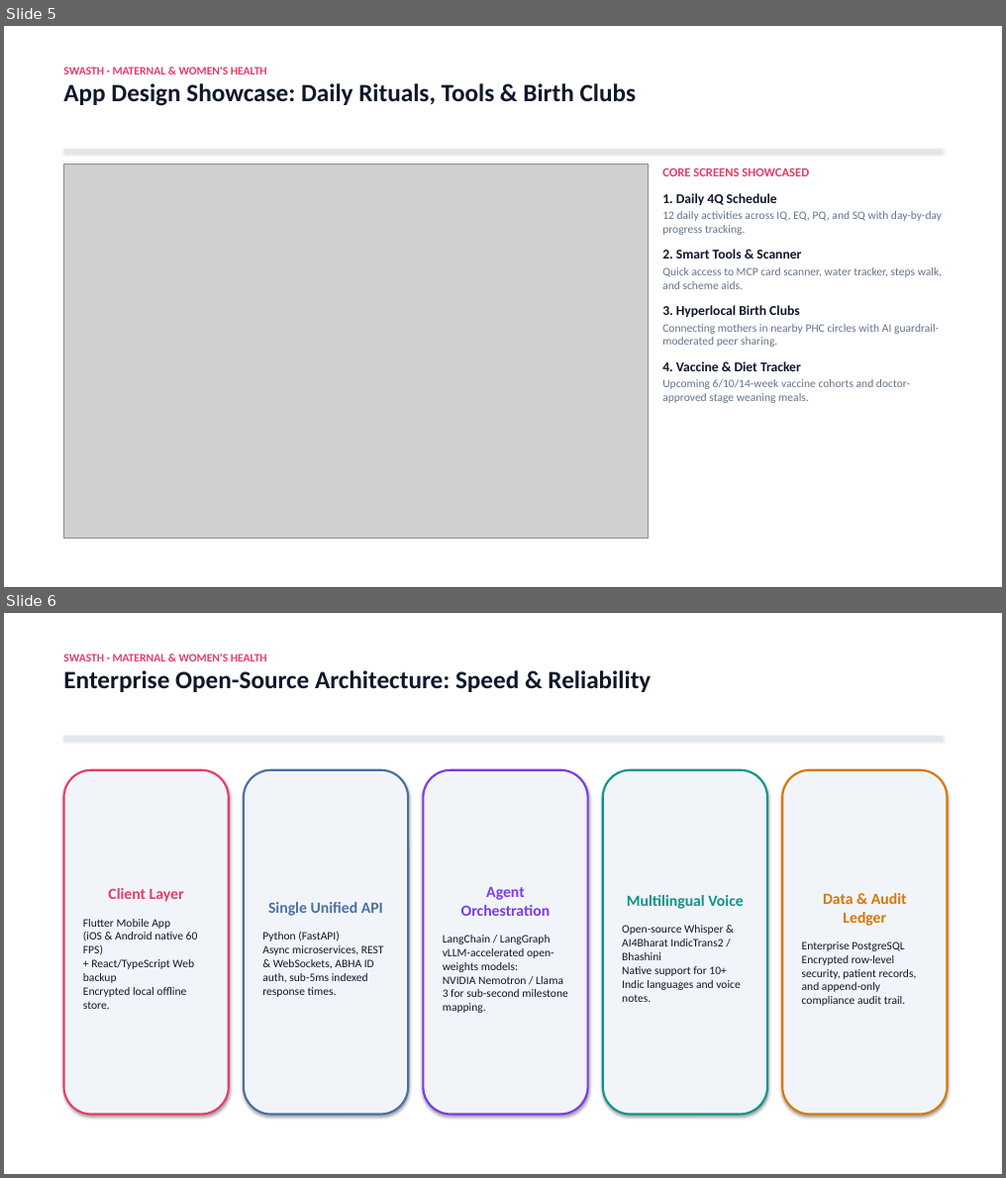
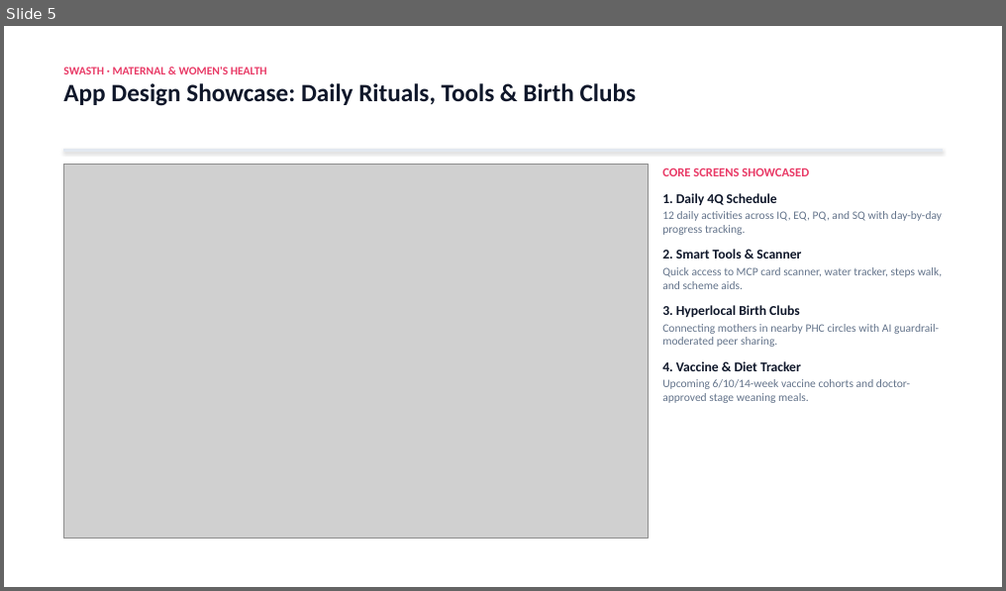
Before and after one commit to chiraghs/Swasth, a slide deck: deck/Swasth_Presentation.pptx. Shown one above the other, each under a label of ours: slides 5 and 6 before the commit, slide 5 after it. The pictures are 1006x1178 and 1006x591 pixels, drawn with LibreOffice and Linux fonts; fonts in the diff are those of the drawing; grey boxes stand for pictures. Boxes give left, top, right and bottom in pixels: in the first picture for what was removed or moved away, otherwise in the second. Text is boxed around its words. In the diff, an @@ line names an element or a change of style, - is before the commit and + after.

Commit message:
Eliminate slide white space: enrich pillars, enterprise architecture, and clinical safety workflow

```diff
--- a/deck/Swasth_Presentation.pptx
+++ b/deck/Swasth_Presentation.pptx
@@ slide 6 removed at [4,613,1002,1174], background #FFFFFF @@
@@ text removed at [63,654,650,692] @@
-SWASTH · MATERNAL & WOMEN'S HEALTH
-Enterprise Open-Source Architecture: Speed & Reliability
@@ rectangle removed at [63,737,943,738] @@
@@ rounded rectangle removed at [63,770,229,1115] @@
-Client Layer
-Flutter Mobile App
-(iOS & Android native 60 FPS)
-+ React/TypeScript Web backup
-Encrypted local offline store.
@@ rounded rectangle removed at [244,770,408,1115] @@
-Single Unified API
-Python (FastAPI)
-Async microservices, REST & WebSockets, ABHA ID auth, sub-5ms indexed response times.
@@ rounded rectangle removed at [423,770,588,1115] @@
-Agent Orchestration
-LangChain / LangGraph
-vLLM-accelerated open-weights models:
-NVIDIA Nemotron / Llama 3 for sub-second milestone mapping.
@@ rounded rectangle removed at [603,770,767,1115] @@
-Multilingual Voice
-Open-source Whisper &
-AI4Bharat IndicTrans2 / Bhashini
-Native support for 10+ Indic languages and voice notes.
@@ rounded rectangle removed at [782,770,947,1115] @@
-Data & Audit Ledger
-Enterprise PostgreSQL
-Encrypted row-level security, patient records, and append-only compliance audit trail.
```
Also in this commit, not shown: 2 slides added, 1 other slide removed, 6 other files.
